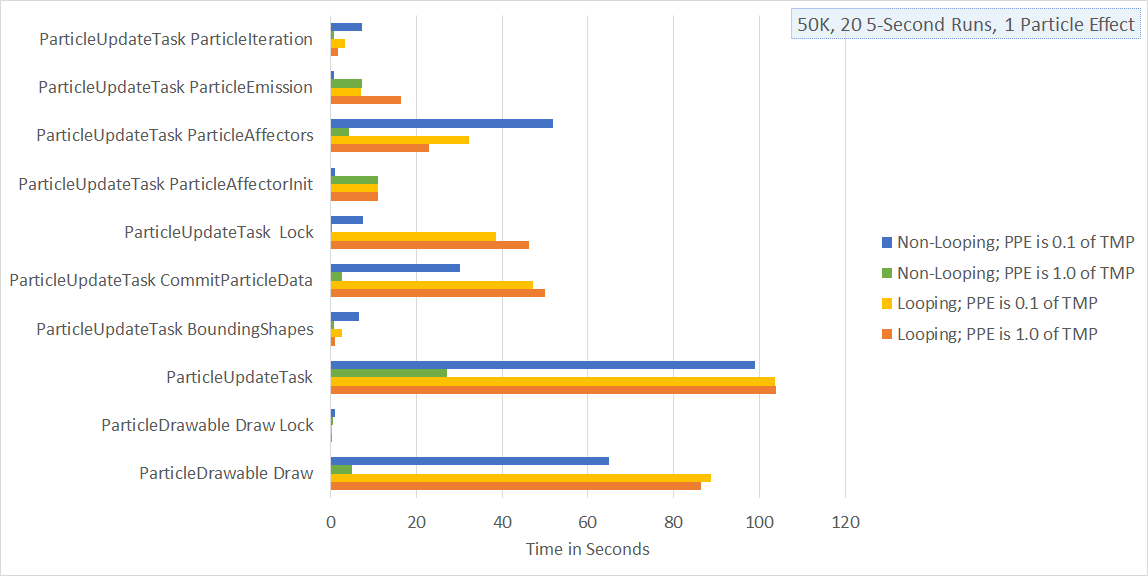
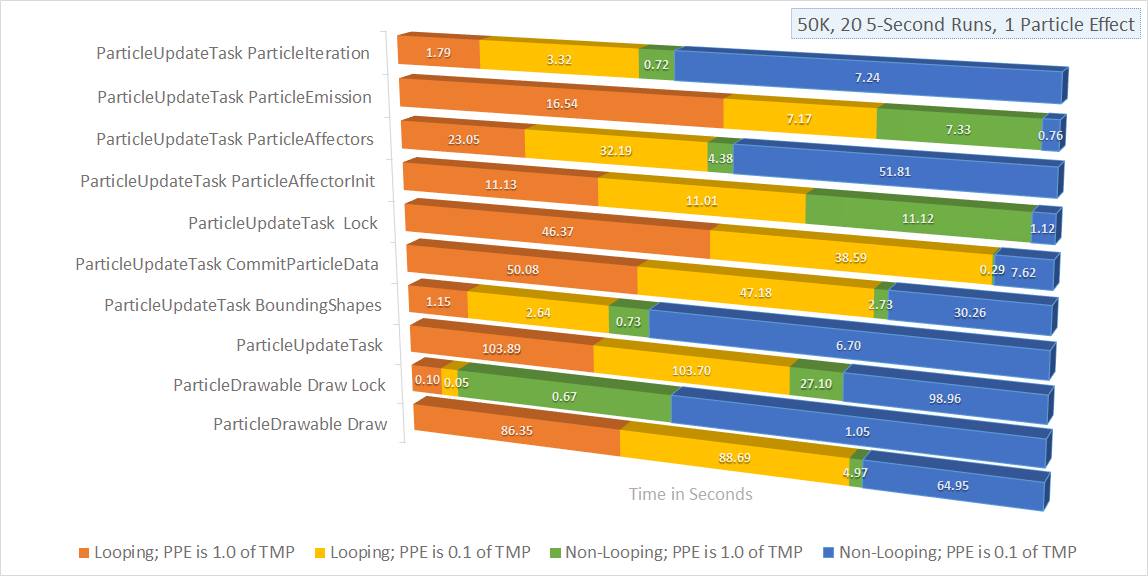
The second (1148, 576) image is a revision of the first. Changes to its layers:
added layer "Layer 3" above "Layer 2" over left=10, top=15, right=1135, bottom=561
